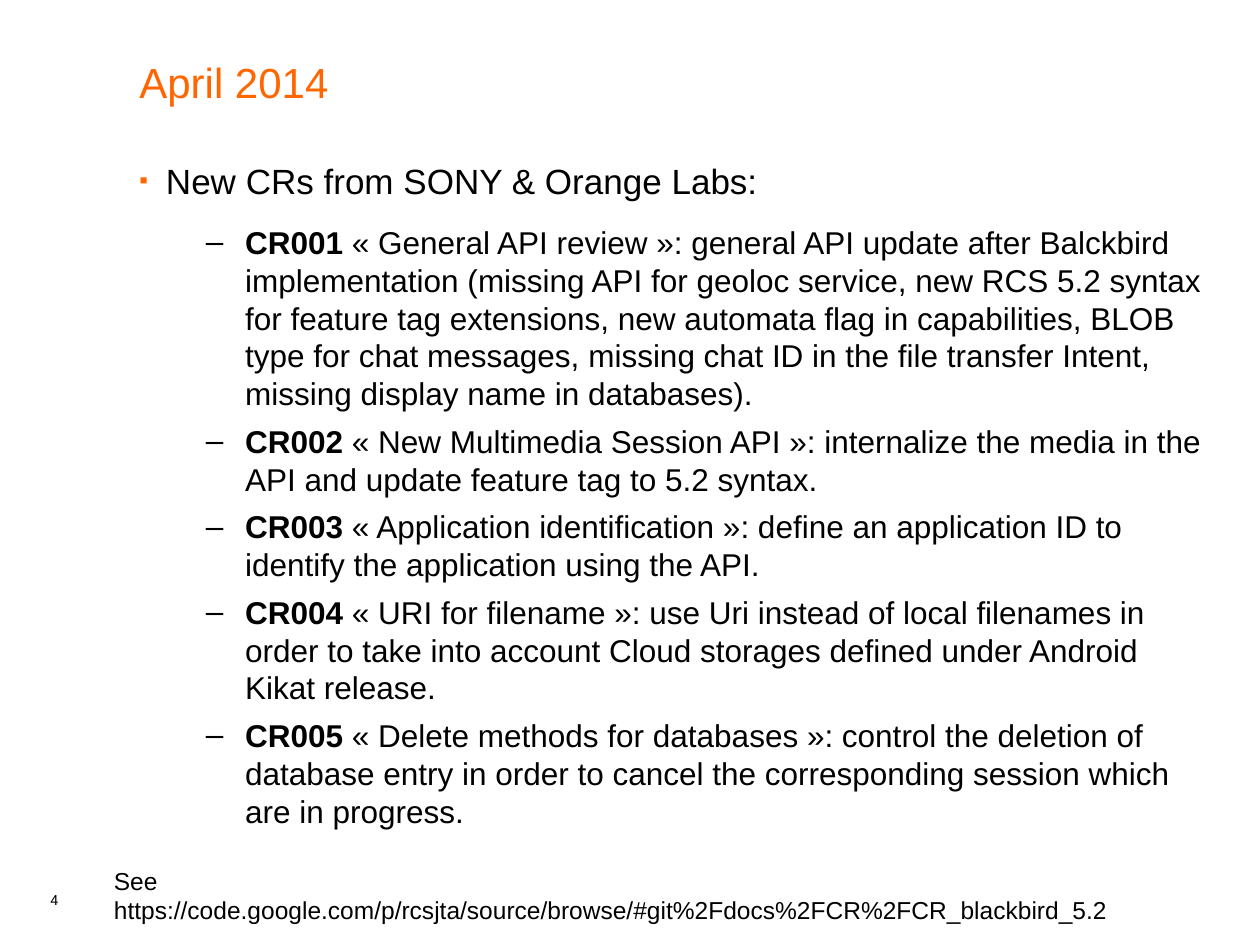
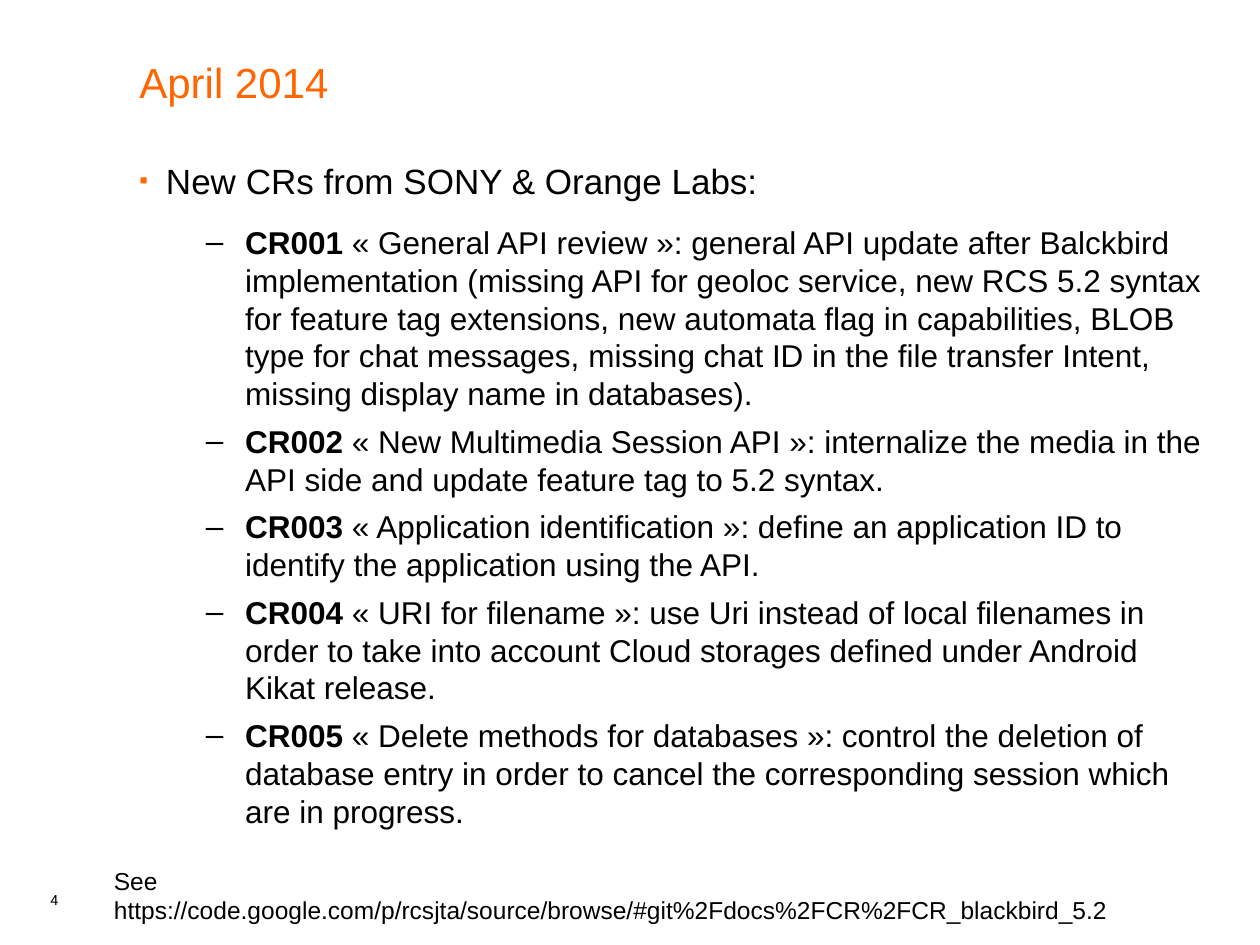
Before and after one commit to android-rcs/rcsjta, a slide deck: slide 4 of docs/RCSJTA_API _reporting.ppt. Drawn at 1260x945 pixels with LibreOffice and Linux fonts; fonts in the diff are those of the drawing. Boxes give left, top, right and bottom in pixels: in the first picture for what was removed or moved away, otherwise in the second. Text is boxed around its words. In the diff, an @@ line names an element or a change of style, - is before the commit and + after.

```diff
--- a/docs/RCSJTA_API _reporting.ppt
+++ b/docs/RCSJTA_API _reporting.ppt
@@ text at bbox=[245, 430, 1201, 497]: text changed @@
-  – CR002 « New Multimedia Session API »: internalize the media in the API and update feature tag to 5.2 syntax.
+  – CR002 « New Multimedia Session API »: internalize the media in the API side and update feature tag to 5.2 syntax.
```
Also in this commit, not shown: 7 other files.
